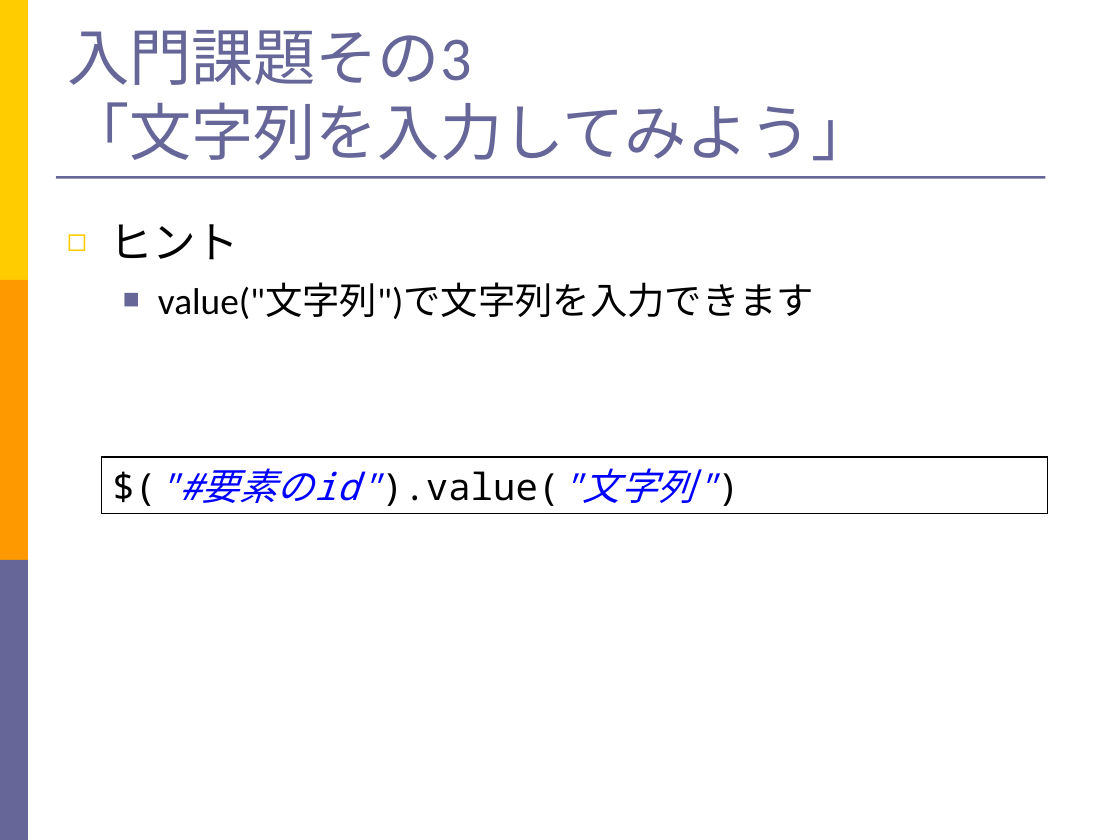
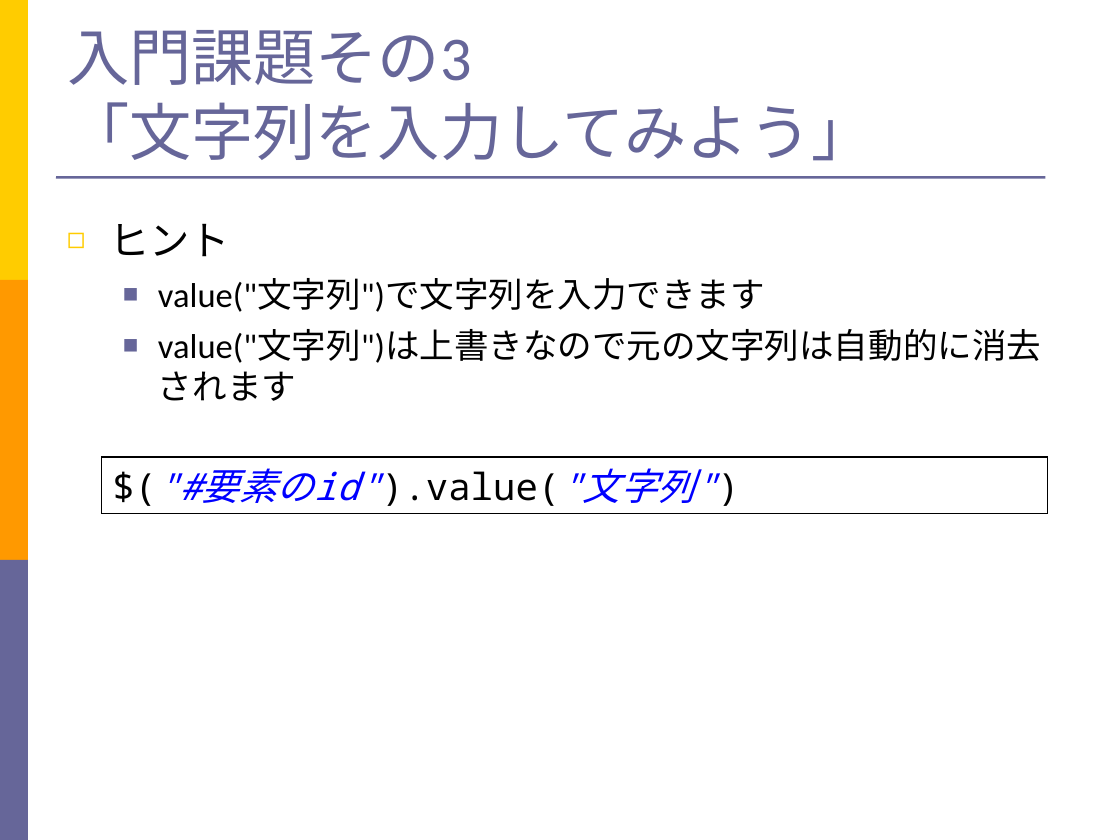
Before and after one commit to takuY-U2/STARHotel, a slide deck: slide 16 of docs/SlideGeb.ppt. Drawn at 1120x840 pixels with LibreOffice and Linux fonts; fonts in the diff are those of the drawing. Boxes give left, top, right and bottom in pixels: in the first picture for what was removed or moved away, otherwise in the second. Text is boxed around its words. In the diff, an @@ line names an element or a change of style, - is before the commit and + after.

```diff
--- a/docs/SlideGeb.ppt
+++ b/docs/SlideGeb.ppt
@@ text at (109, 223, 765, 312): size 28 to 25.9 pt in "ヒント"; size 24 to 22.2 pt in "value("文字列")で文字列を入力できます" @@
@@ text at (158, 329, 1041, 401): paragraph added @@
+  ■ value("文字列")は上書きなので元の文字列は自動的に消去されます
```
Also in this commit, not shown: 9 other slides changed, 1 slide added, 7 other files.
